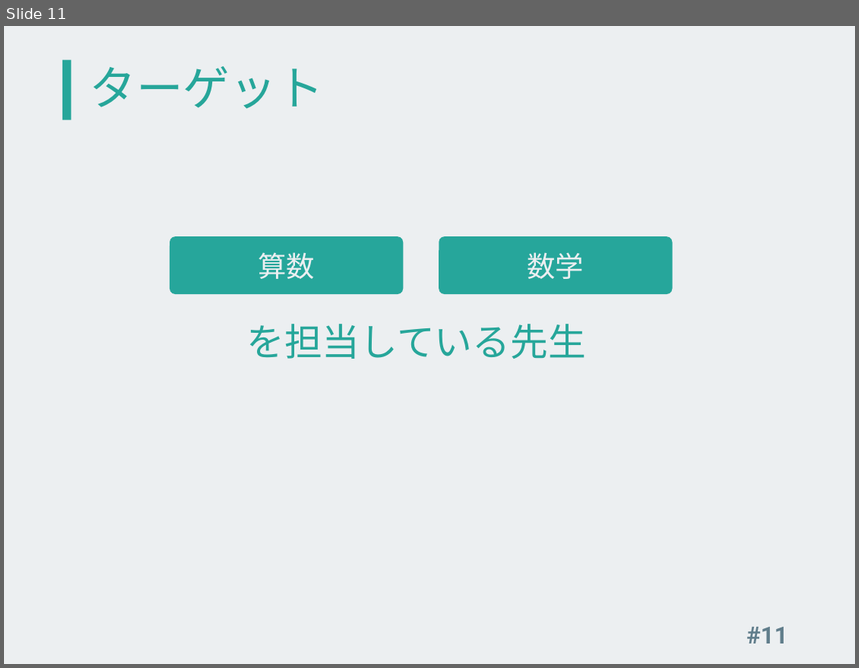
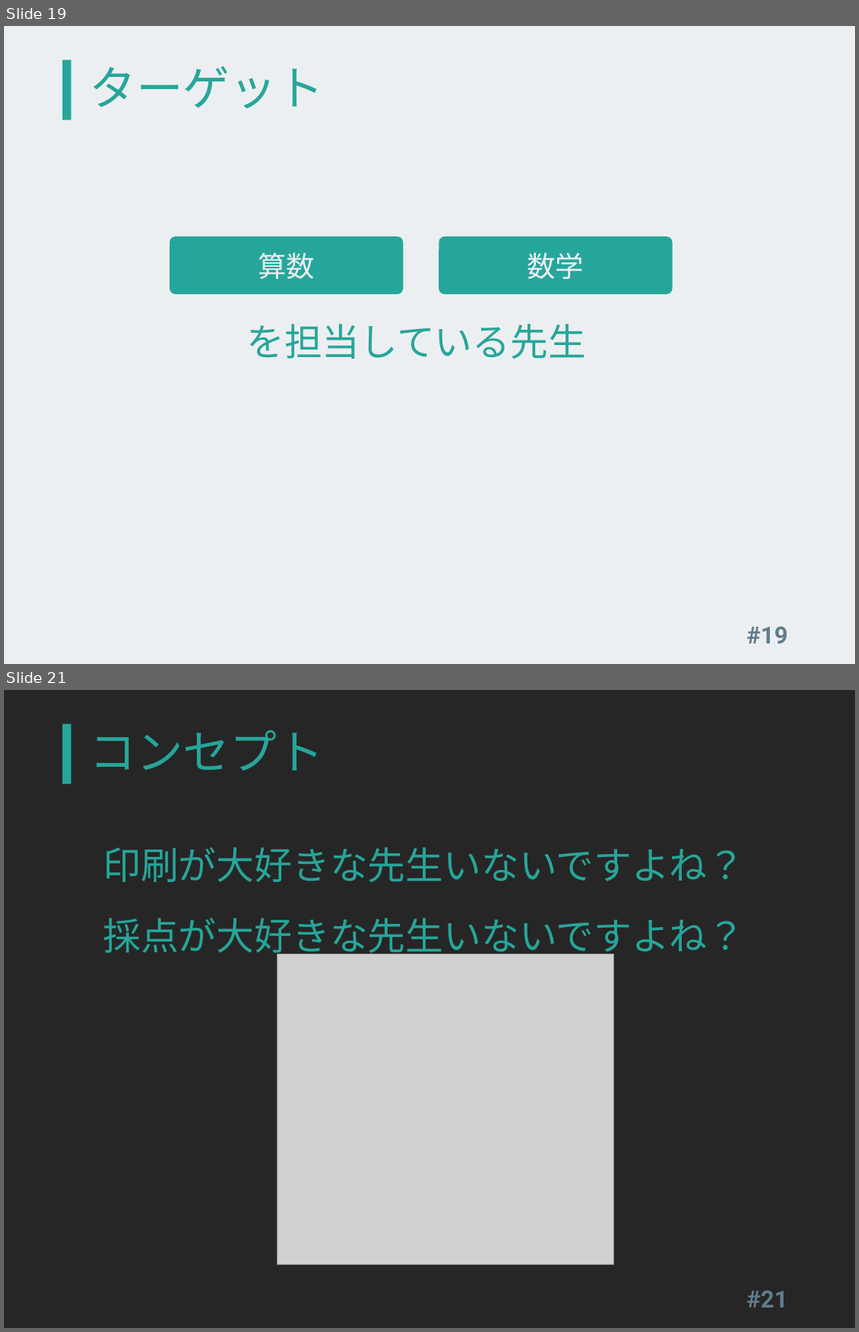
Before and after one commit to kinc-shinshu/smat-presentation, a slide deck: slide.pptx. Shown one above the other, each under a label of ours: slide 11 before the commit, slides 19 and 21 after it; the slides between them are not shown. The pictures are 859x668 and 859x1332 pixels, drawn with LibreOffice and Linux fonts; fonts in the diff are those of the drawing; grey boxes stand for pictures. Boxes give left, top, right and bottom in pixels: in the first picture for what was removed or moved away, otherwise in the second. Text is boxed around its words. In the diff, an @@ line names an element or a change of style, - is before the commit and + after.

```diff
--- a/slide.pptx
+++ b/slide.pptx
@@ slide 21 added at <box>4,690,855,1328</box>, background #262626; not listed: 1 template element that a slide beside it also shows @@
@@ title added at <box>90,730,324,771</box>, 39.6 pt, text #26A69A @@
+コンセプト
@@ text added at <box>103,847,745,882</box>, 32 pt, text #26A69A @@
+印刷が大好きな先生いないですよね？
@@ text added at <box>103,918,745,960</box>, 32 pt, text #26A69A @@
+採点が大好きな先生いないですよね？
@@ picture added at <box>278,954,614,1265</box> @@
@@ page number added at <box>747,1290,788,1308</box>, 20 pt, text #607D8B, bold @@
+#21
@@ what was slide 11 is now slide 19 @@
@@ page number at <box>747,626,788,644</box>: text changed @@
-#11
+#19
```
Also in this commit, not shown: 2 slides changed, 13 other slides added, 1 slide removed, 6 other files.
